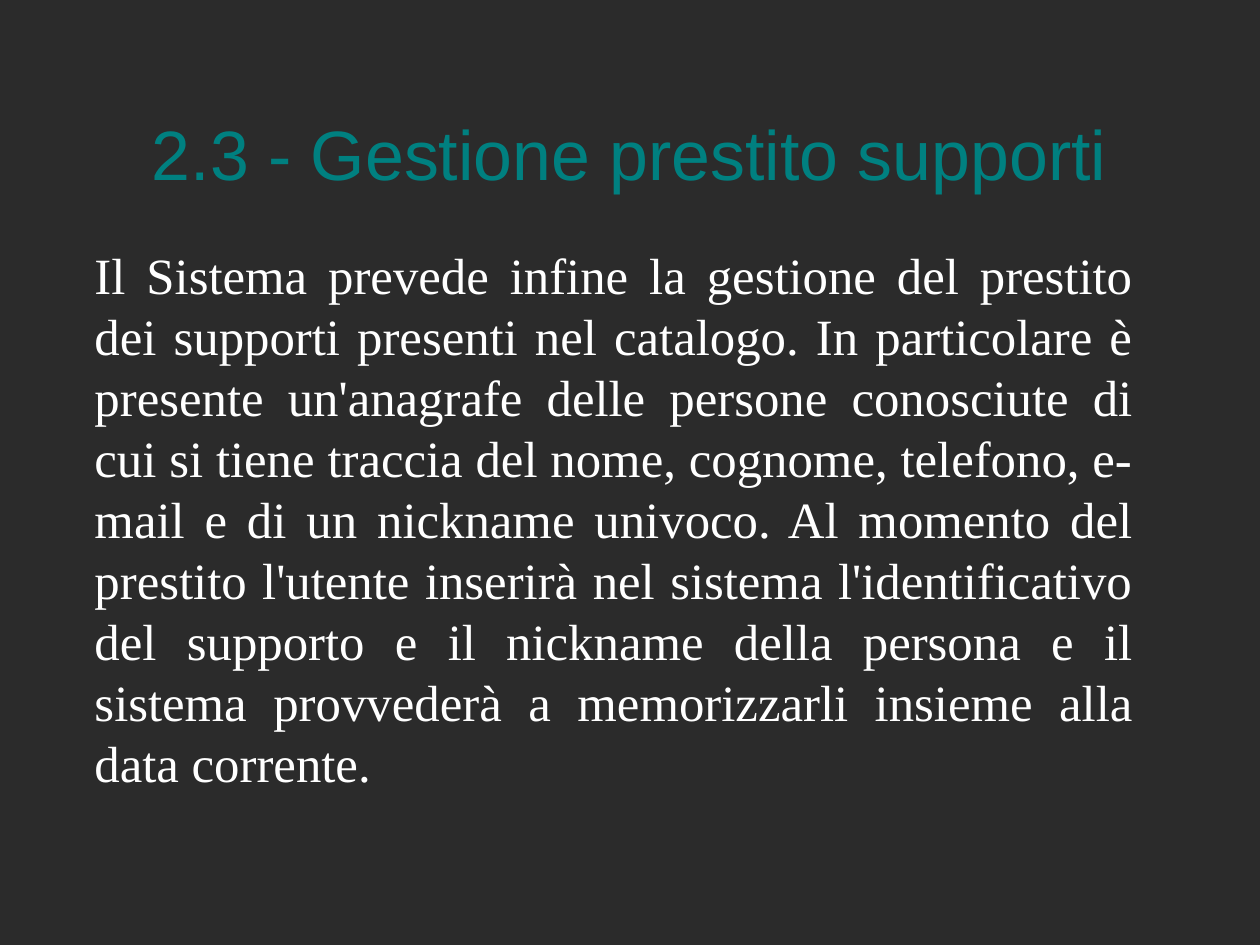
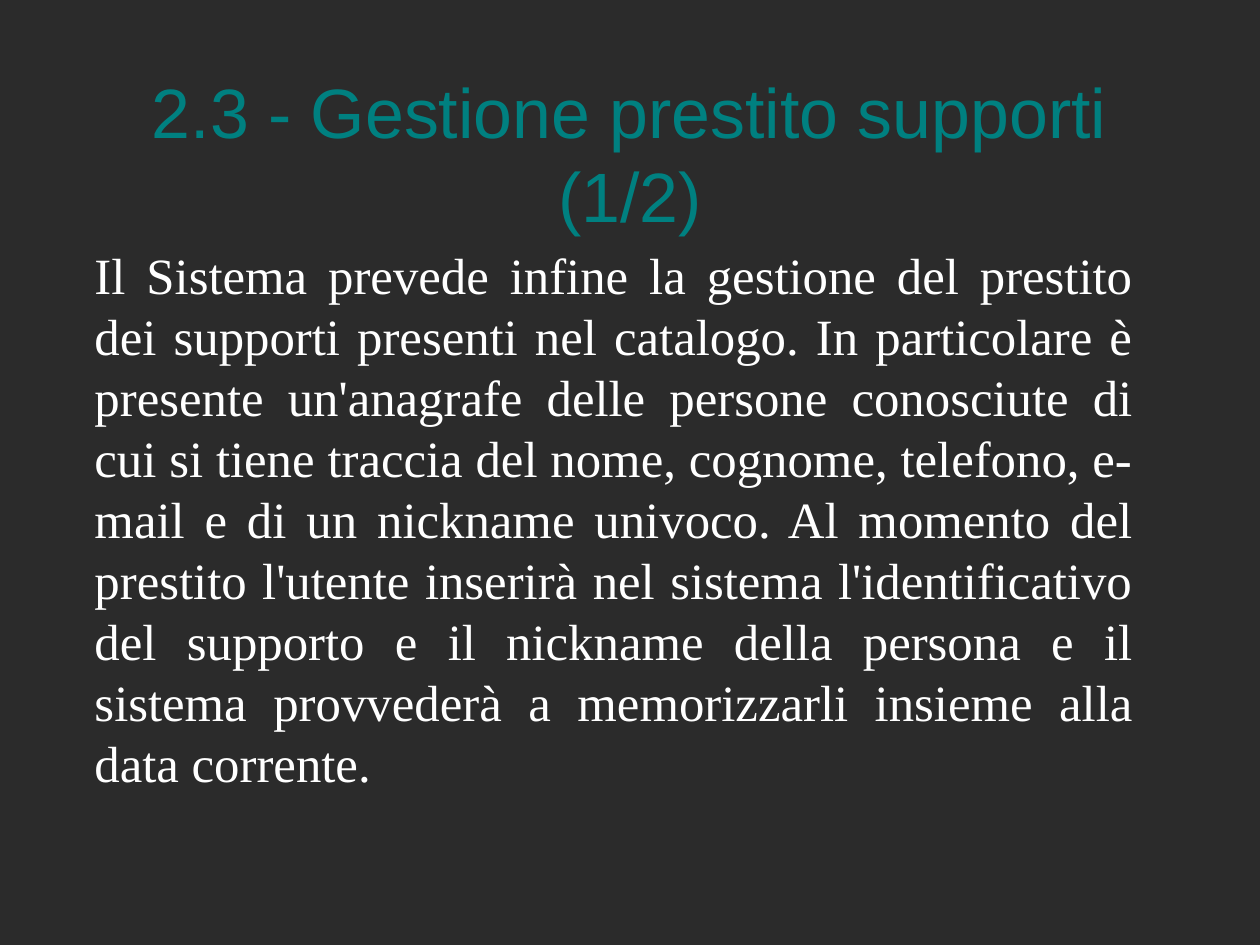
Before and after one commit to Muffo/medialog, a slide deck: slide 11 of presentazione MediaLog.odp. Drawn at 1260x945 pixels with LibreOffice and Linux fonts; fonts in the diff are those of the drawing; background and template pictures are left out; a plain dark background stands for a picture behind light text. Boxes give left, top, right and bottom in pixels: in the first picture for what was removed or moved away, otherwise in the second. Text is boxed around its words. In the diff, an @@ line names an element or a change of style, - is before the commit and + after.

```diff
--- a/presentazione MediaLog.odp
+++ b/presentazione MediaLog.odp
@@ title at bbox=[152, 87, 1106, 235]: text changed @@
-2.3 - Gestione prestito supporti
+2.3 - Gestione prestito supporti (1/2)
```
Also in this commit, not shown: 7 other slides changed, 7 slides added.
